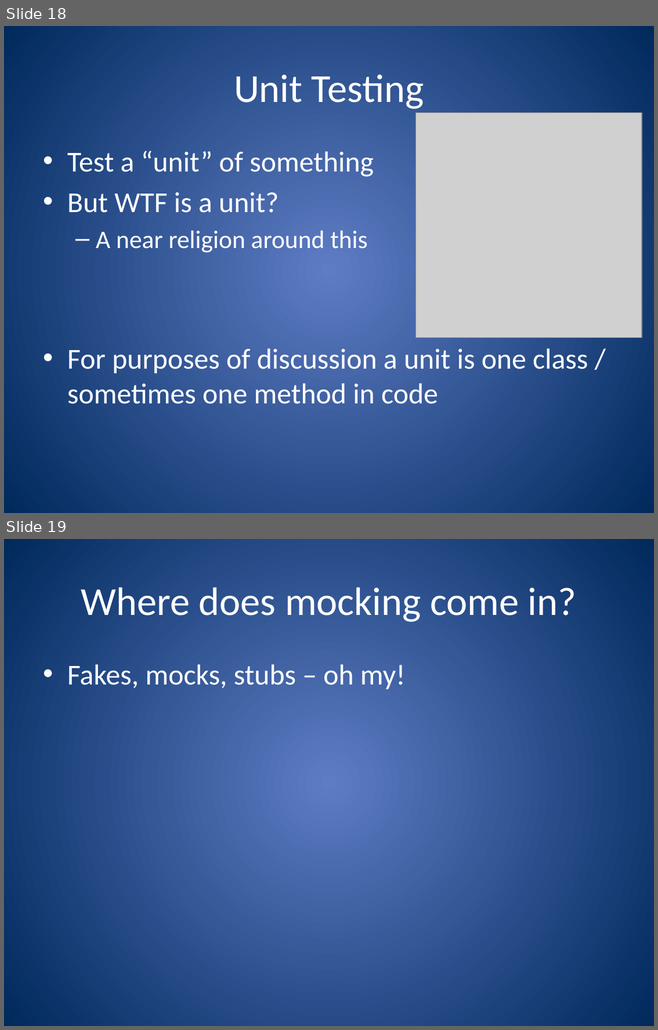
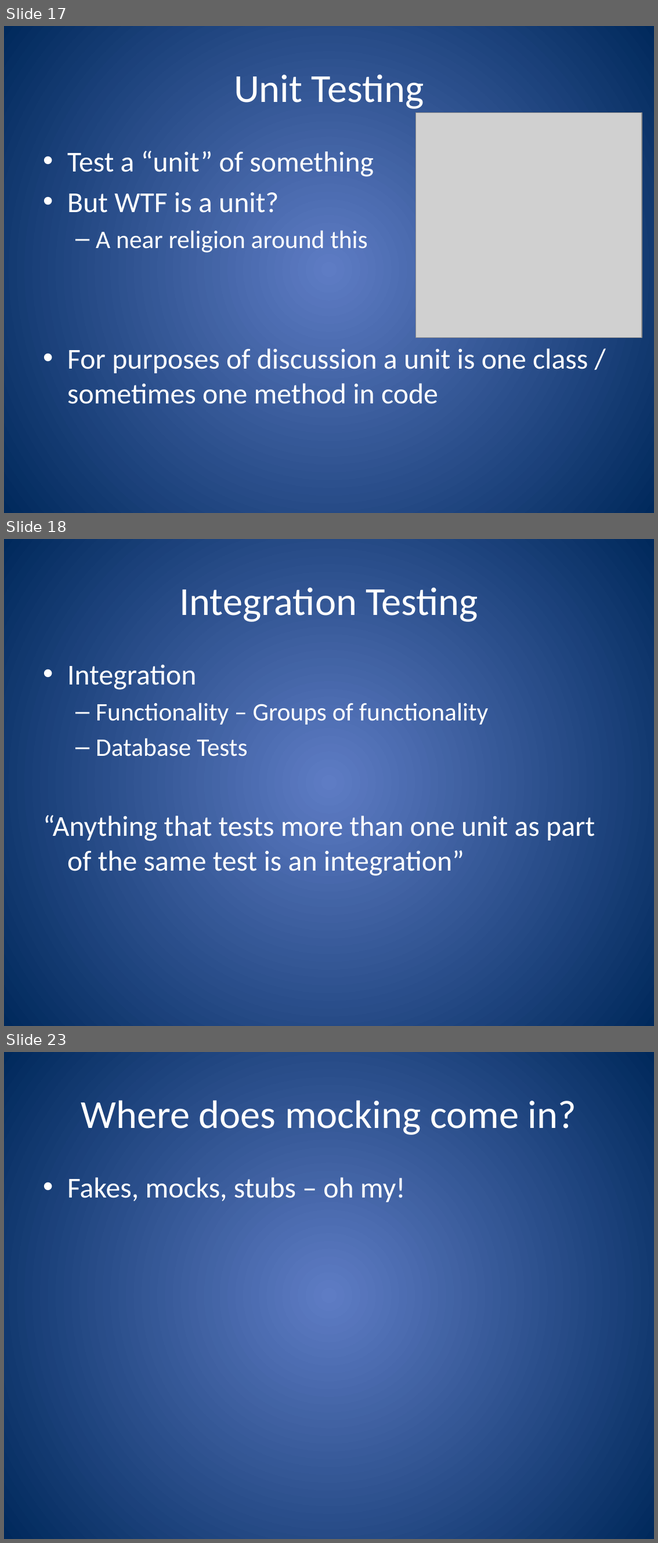
Before and after one commit to ferventcoder/presentations, a slide deck: dotNet/powershellbdd/AutomatedTestingForPowerShell.pptx. Shown one above the other, each under a label of ours: slides 18 and 19 before the commit, slides 17, 18 and 23 after it; the slides between them are not shown. The pictures are 658x1030 and 658x1543 pixels, drawn with LibreOffice and Linux fonts; fonts in the diff are those of the drawing; grey boxes stand for pictures. Boxes give left, top, right and bottom in pixels: in the first picture for what was removed or moved away, otherwise in the second. Text is boxed around its words. In the diff, an @@ line names an element or a change of style, - is before the commit and + after.

```diff
--- a/dotNet/powershellbdd/AutomatedTestingForPowerShell.pptx
+++ b/dotNet/powershellbdd/AutomatedTestingForPowerShell.pptx
@@ slide 18 added at <box>4,539,654,1026</box>, background gradient #5E7CC5 to #00295C @@
@@ title added at <box>179,587,478,622</box>, 44 pt, text #FFFFFF @@
+Integration Testing
@@ text added at <box>43,664,594,876</box>, 32 pt, text #FFFFFF @@
+• Integration
+  – Functionality – Groups of functionality
+  – Database Tests
+“Anything that tests more than one unit as part of the same test is an integration”
@@ what was slide 18 is now slide 17 @@
@@ what was slide 19 is now slide 23 @@
```
Also in this commit, not shown: 7 slides changed, 11 other slides added, 1 slide removed.
